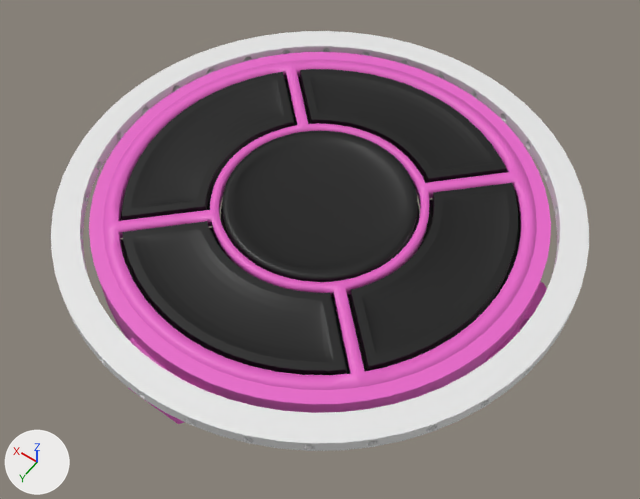
Two versions of the Blender file dpad.blend, one commit apart.
Both versions are drawn from a 50 mm lens placed at (-1.72, 2.41, 3.38), pointed at (-0.09, 0.12, -0.22). The axes (+X, +Y, +Z) are drawn at lower left. The lights are the same throughout.

In view in the first picture: 'Arrows', 'Circle', 'Enter', 'SMD Button Housing'.
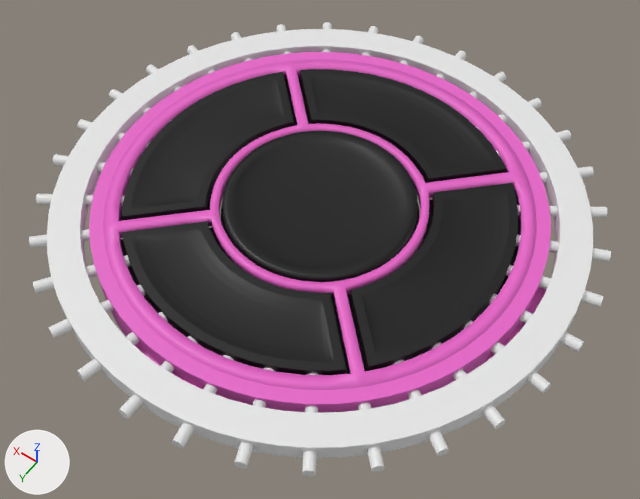
ob_empty_006 is not drawn itself; it is the parent of ob_circle_001.

Scene script edits in JSON lines:
```json
{"block": "ob_circle", "where": "_m = ob_circle.modifiers.new('Solidify', 'SOLIDIFY')"}
{"op": "set", "path": "_m.thickness", "old": "0.14", "new": "0.16"}
{"op": "remove", "block": "ob_circle_001", "code": "ob_circle_001.hide_set(True)"}
{"op": "set", "path": "ob_empty_006.location", "old": "(0.0, 0.0, -0.0935)", "new": "(0.0, 0.0, -0.104)"}
```

Boxes (x1, y1, x2, y2) around the edits, measured in the pictures (640 x 499 px):
```json
{"object": "Circle", "change": "modifiers changed, reshaped, moved", "before": [51, 31, 589, 451], "after": [47, 29, 593, 458]}
{"object": "Circle.001", "change": "shown", "after": [29, 22, 611, 476]}
```
